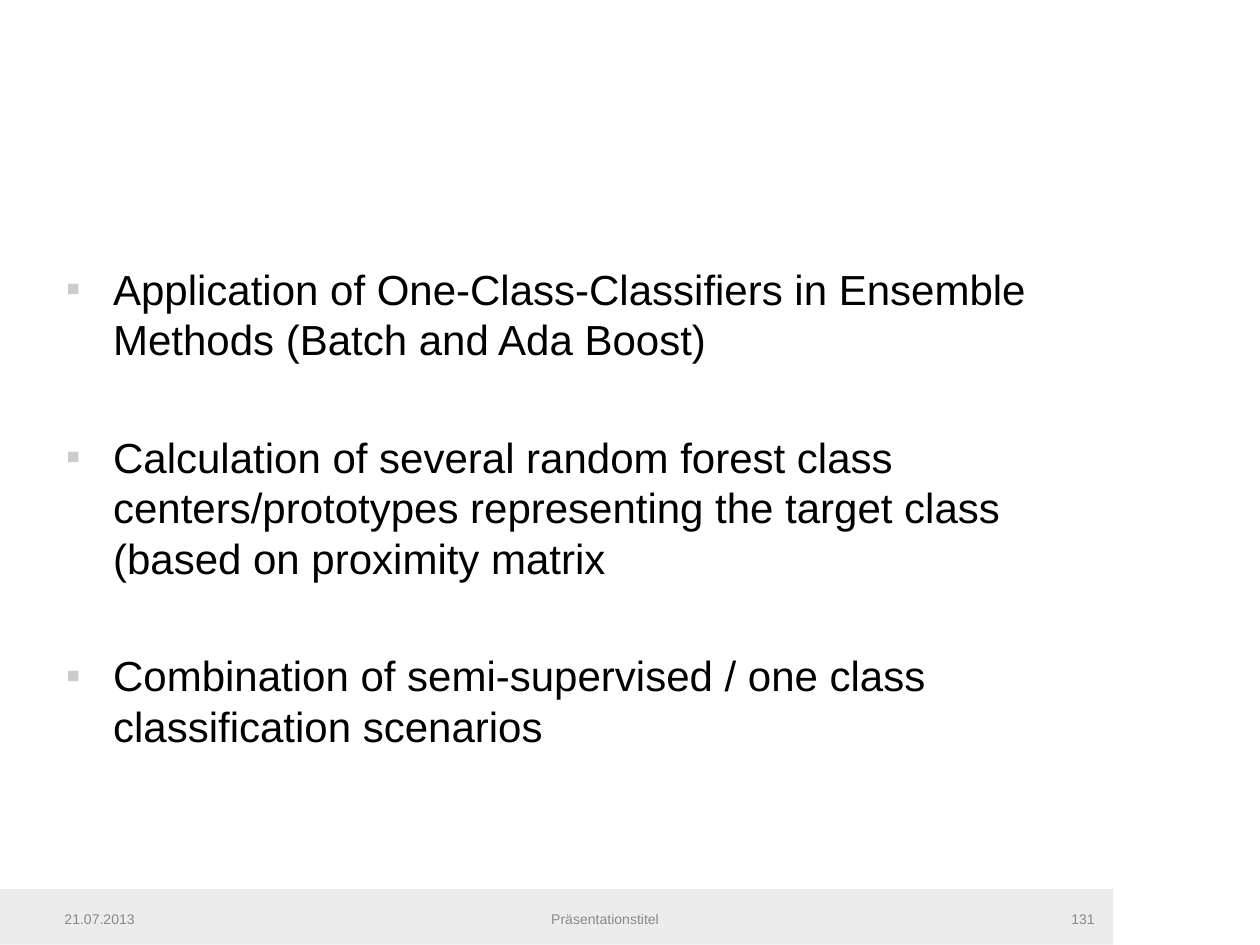
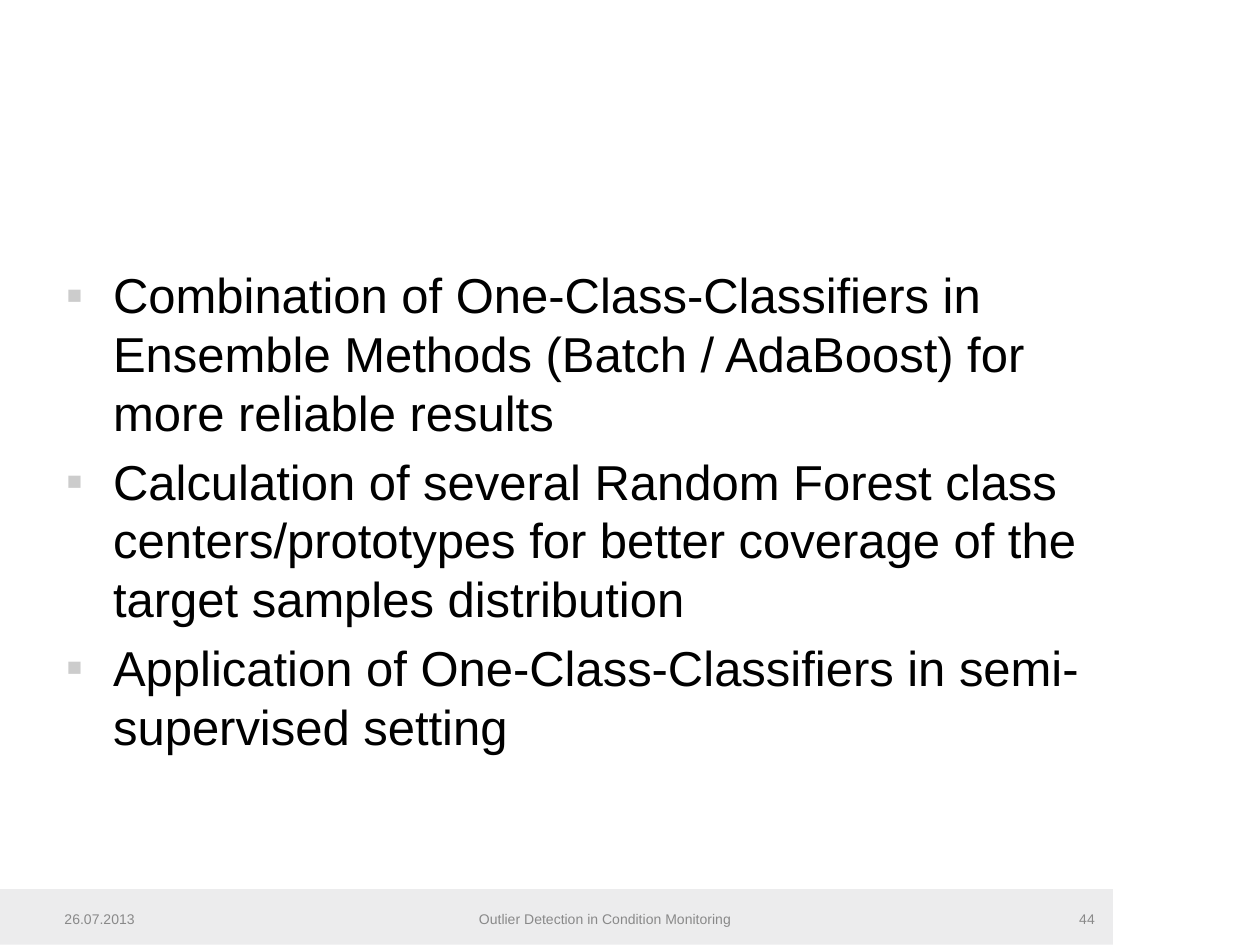
Before and after one commit to fera0013/MasterThesis, a slide deck: slide 44 of Documentation/SemiSupervisedMethodsInConditionMonitoring1.pptx (slide 131 before the commit). Drawn at 1260x945 pixels with LibreOffice and Linux fonts; fonts in the diff are those of the drawing; background and template pictures are left out. Boxes give left, top, right and bottom in pixels: in the first picture for what was removed or moved away, otherwise in the second. Text is boxed around its words. In the diff, an @@ line names an element or a change of style, - is before the commit and + after.

Commit message:
Outlier Detection in Condition Monitoring Documentation

```diff
--- a/Documentation/SemiSupervisedMethodsInConditionMonitoring1.pptx
+++ b/Documentation/SemiSupervisedMethodsInConditionMonitoring1.pptx
@@ text at (113, 277, 1079, 755): text changed; size 24 to 28 pt @@
-▪ Application of One-Class-Classifiers in Ensemble Methods (Batch and Ada Boost)
-▪ Calculation of several random forest class centers/prototypes representing the target class (based on proximity matrix
-▪ Combination of semi-supervised / one class classification scenarios
+▪ Combination of One-Class-Classifiers in Ensemble Methods (Batch / AdaBoost) for more reliable results
+▪ Calculation of several Random Forest class centers/prototypes for better coverage of the target samples distribution
+▪ Application of One-Class-Classifiers in semi-supervised setting
@@ text at (64, 914, 134, 924): text changed @@
-21.07.2013
+26.07.2013
@@ text at (479, 914, 731, 927): text changed @@
-Präsentationstitel
+Outlier Detection in Condition Monitoring
@@ page number at (1079, 914, 1095, 924): text changed @@
-131
+44
```
Also in this commit, not shown: 40 other slides changed, 4 slides added, 91 slides removed, 6 other files.
